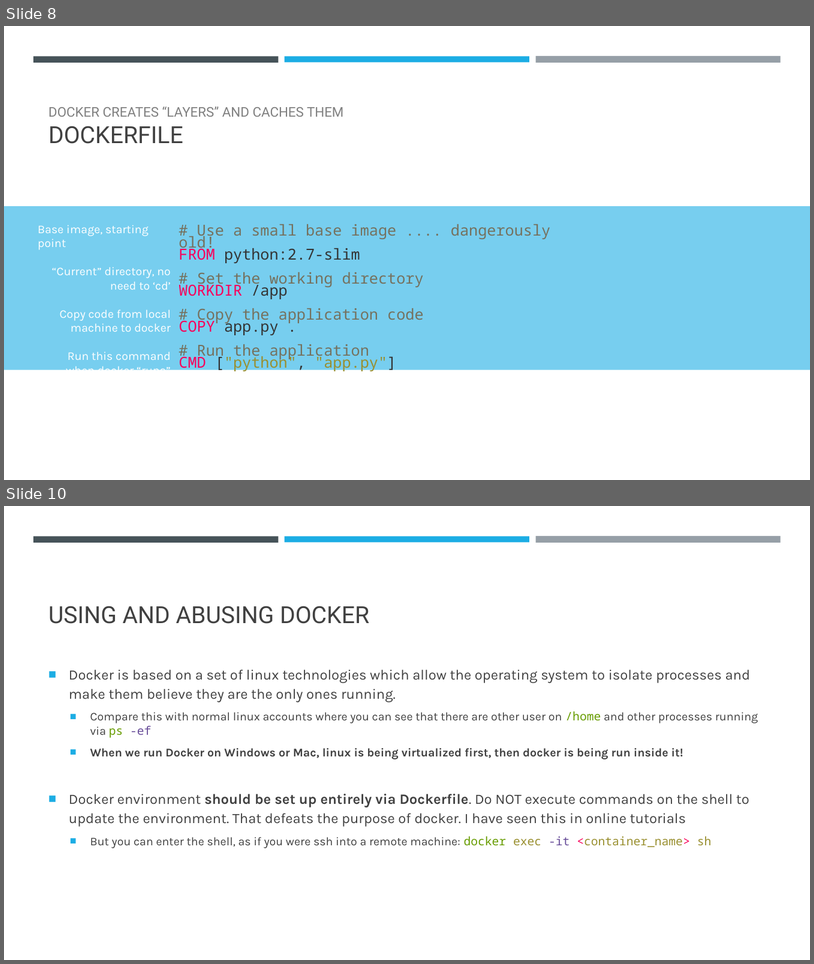
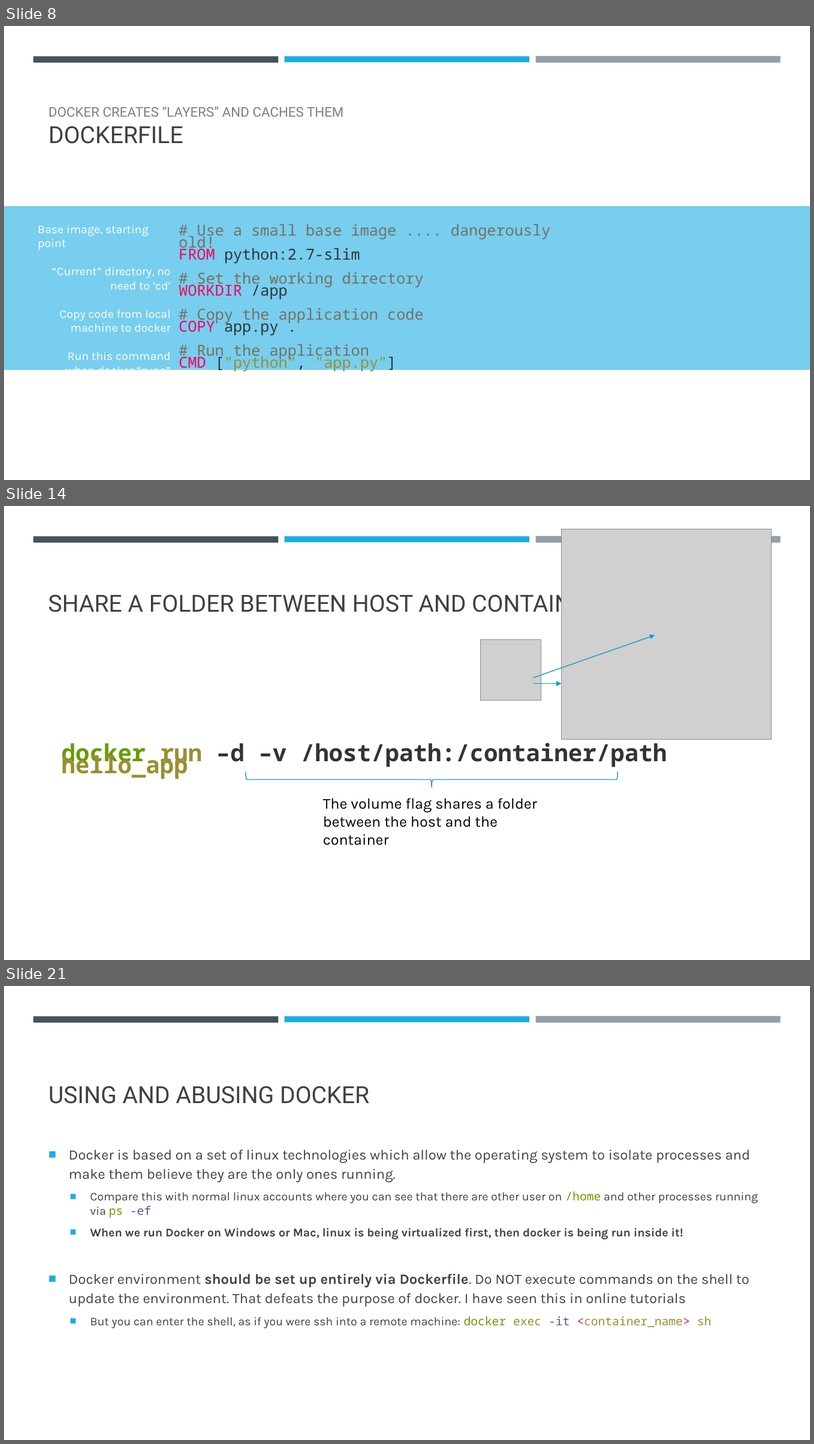
Before and after one commit to falconair/ProgrammingForAnalytics, a slide deck: lectures/120_dockerize_python_app/Docker – an introduction.pptx. Shown one above the other, each under a label of ours: slides 8 and 10 before the commit, slides 8, 14 and 21 after it; the slides between them are not shown. The pictures are 814x964 and 814x1444 pixels, drawn with LibreOffice and Linux fonts; fonts in the diff are those of the drawing; grey boxes stand for pictures. Boxes give left, top, right and bottom in pixels: in the first picture for what was removed or moved away, otherwise in the second. Text is boxed around its words. In the diff, an @@ line names an element or a change of style, - is before the commit and + after.

Commit message:
Update Docker presentation to include more detail

```diff
--- a/lectures/120_dockerize_python_app/Docker – an introduction.pptx
+++ b/lectures/120_dockerize_python_app/Docker – an introduction.pptx
@@ slide 14 added at bbox=[4, 506, 810, 960], background #FFFFFF; not listed: 3 template elements that a slide beside it also shows @@
@@ picture added at bbox=[562, 529, 771, 739] @@
@@ title added at bbox=[48, 590, 599, 618], 28 pt, text #404040 @@
+SHARE A FOLDER BETWEEN HOST AND CONTAINER
@@ picture added at bbox=[482, 640, 542, 700] @@
@@ arrow added from (533, 678) to (656, 635), #189CCE 1 pt @@
@@ arrow added from (533, 683) to (562, 683), #189CCE 1 pt @@
@@ text added at bbox=[62, 742, 668, 779], 28 pt, text #333333, bold @@
+docker run –d –v /host/path:/container/path hello_app
@@ right brace added at bbox=[246, 772, 618, 787], outline #189CCE 1 pt @@
@@ text added at bbox=[323, 798, 537, 827], 18 pt, text #000000 @@
+The volume flag shares a folder between the host and the container
@@ what was slide 10 is now slide 21 @@
```
Also in this commit, not shown: 2 slides changed, 12 other slides added.
